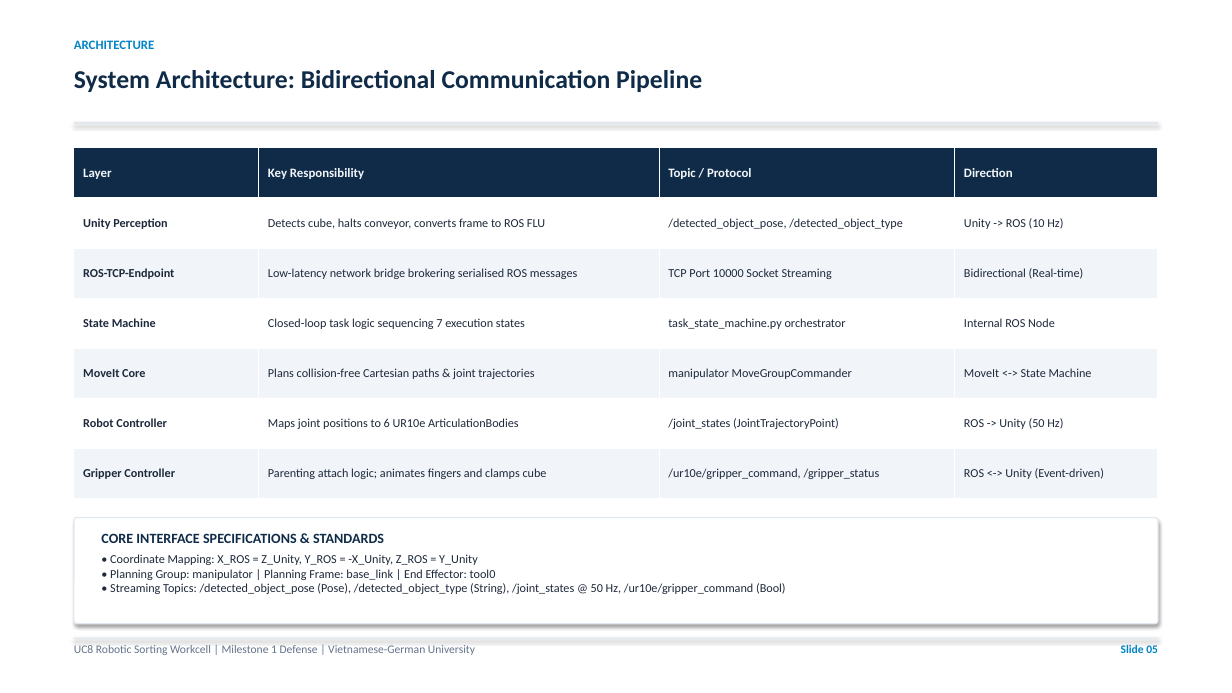
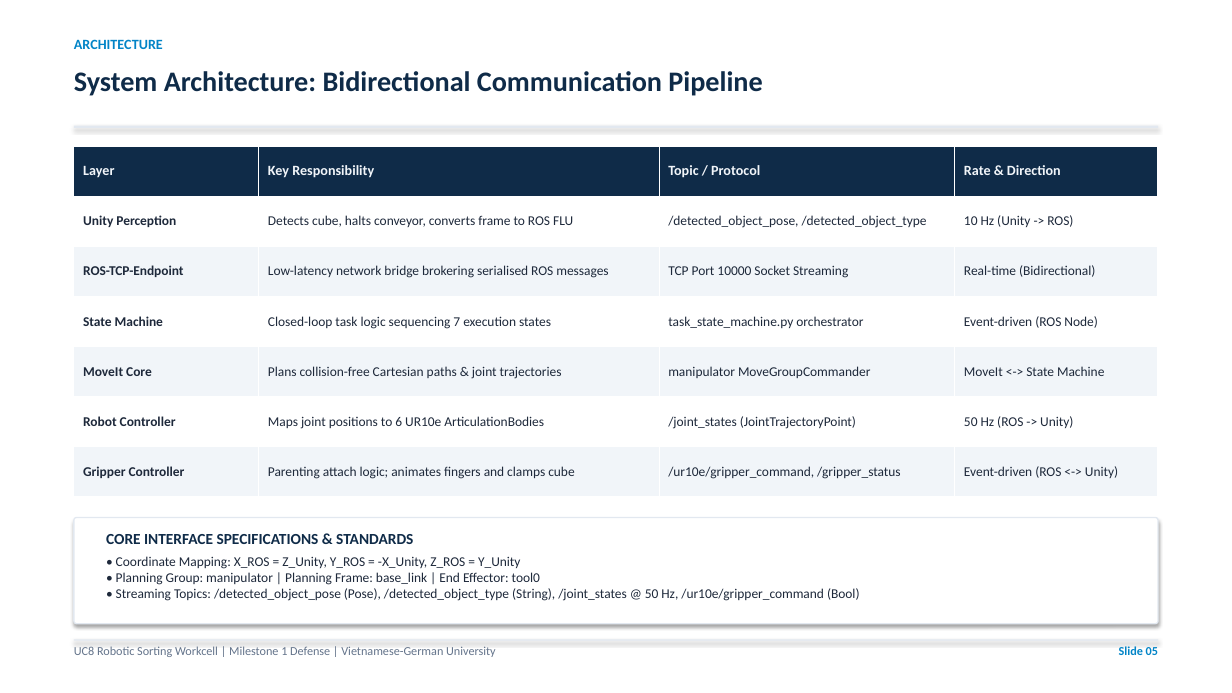
Before and after one commit to Aqikop/VGU26-Project-UC8, a slide deck: slide 5 of docs/week05/UC8_Week05_Milestone1_Presentation.pptx. Drawn at 1232x693 pixels with LibreOffice and Linux fonts; fonts in the diff are those of the drawing. Boxes give left, top, right and bottom in pixels: in the first picture for what was removed or moved away, otherwise in the second. Text is boxed around its words. In the diff, an @@ line names an element or a change of style, - is before the commit and + after.

```diff
--- a/docs/week05/UC8_Week05_Milestone1_Presentation.pptx
+++ b/docs/week05/UC8_Week05_Milestone1_Presentation.pptx
@@ text "ARCHITECTURE" at box(74, 39, 163, 49): size 10 to 11 pt @@
@@ text "System Architecture: Bidirectional Communication Pipeline" at box(74, 71, 762, 96): size 20 to 22 pt @@
@@ table at box(74, 146, 1158, 497) @@
-row 1, column 4: Direction
+row 1, column 4: Rate & Direction
-row 2, column 4: Unity -> ROS (10 Hz)
+row 2, column 4: 10 Hz (Unity -> ROS)
-row 3, column 4: Bidirectional (Real-time)
+row 3, column 4: Real-time (Bidirectional)
-row 4, column 4: Internal ROS Node
+row 4, column 4: Event-driven (ROS Node)
-row 6, column 4: ROS -> Unity (50 Hz)
+row 6, column 4: 50 Hz (ROS -> Unity)
-row 7, column 4: ROS <-> Unity (Event-driven)
+row 7, column 4: Event-driven (ROS <-> Unity)
@@ size 10 to 11 pt in "Layer", "Key Responsibility", "Topic / Protocol" @@
@@ size 9.5 to 10.5 pt in "Unity Perception", "Detects cube, halts conveyor, converts frame to ...", "/detected_object_pose, /detected_object_type", "ROS-TCP-Endpoint" and 15 more places @@
@@ rectangle: place and size @@
-rectangle at box(74, 122, 1158, 124)
+rectangle at box(74, 126, 1158, 128)
@@ rounded rectangle at box(74, 518, 1158, 624): proportions changed @@
@@ text "CORE INTERFACE SPECIFICATIONS & STANDARDS" at box(106, 534, 860, 601): size 11 to 12 pt in "CORE INTERFACE SPECIFICATIONS & STANDARDS"; size 9.5 to 10.5 pt in "• Coordinate Mapping: X_ROS = Z_Unity, Y_ROS ..." @@
@@ text "UC8 Robotic Sorting Workcell | ..." at box(74, 646, 496, 657): size 9 to 9.5 pt @@
@@ text "Slide 05" at box(1119, 646, 1158, 655): size 9 to 9.5 pt @@
```
Also in this commit, not shown: 14 other slides changed, 3 other files.
